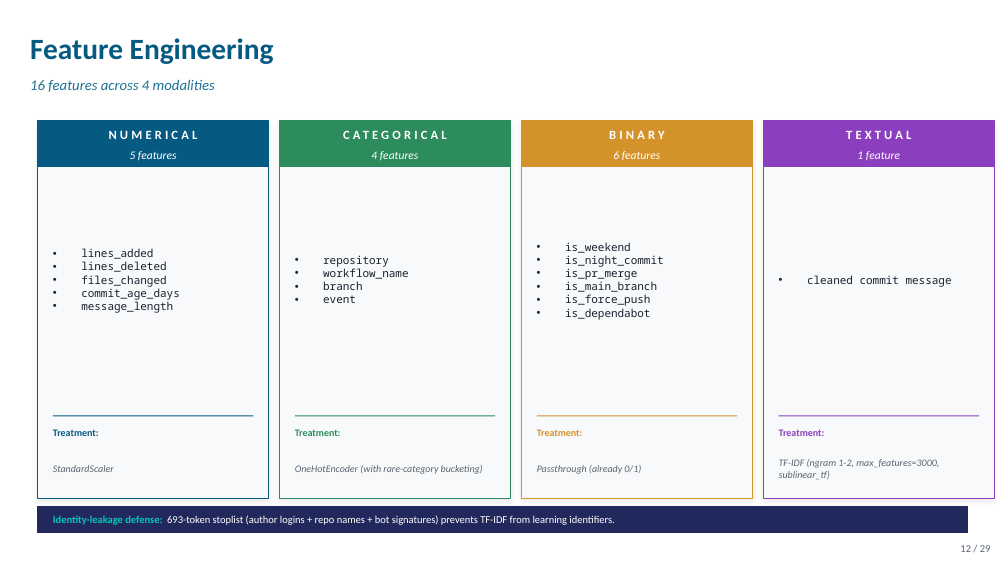
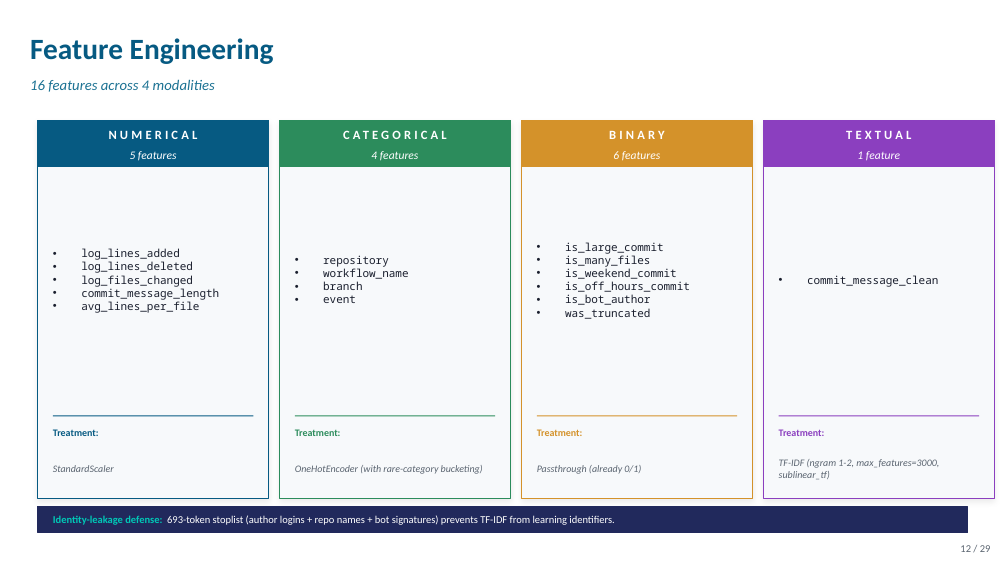
Before and after one commit to moamen-kit/ci-cd-prediction-master-degree, a slide deck: slide 12 of defence/2_Defense_Presentation.pptx. Drawn at 1008x567 pixels with LibreOffice and Linux fonts; fonts in the diff are those of the drawing. Boxes give left, top, right and bottom in pixels: in the first picture for what was removed or moved away, otherwise in the second. Text is boxed around its words. In the diff, an @@ line names an element or a change of style, - is before the commit and + after.

```diff
--- a/defence/2_Defense_Presentation.pptx
+++ b/defence/2_Defense_Presentation.pptx
@@ text at [81, 248, 219, 313]: text changed @@
-• lines_added
-• lines_deleted
-• files_changed
-• commit_age_days
-• message_length
+• log_lines_added
+• log_lines_deleted
+• log_files_changed
+• commit_message_length
+• avg_lines_per_file
@@ text at [565, 242, 690, 319]: text changed @@
-• is_weekend
-• is_night_commit
-• is_pr_merge
-• is_main_branch
-• is_force_push
-• is_dependabot
+• is_large_commit
+• is_many_files
+• is_weekend_commit
+• is_off_hours_commit
+• is_bot_author
+• was_truncated
@@ text at [807, 275, 938, 287]: text changed @@
-• cleaned commit message
+• commit_message_clean
```
Also in this commit, not shown: 4 other files.
